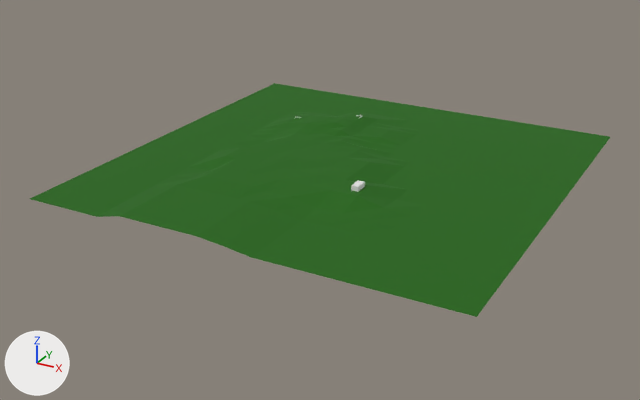
An edit to the Blender file assets/hill_1.blend, drawn before and after from the same camera.
One viewpoint serves both versions: a 50 mm camera at (440.0, -1049.0, 379.0) aimed at (-16.0, -219.0, -36.0). Lighting does not change. The marker at lower left points along +X, +Y and +Z. The older version comes first.

The scene before the commit, as lines of its bpy script (objects in view):
```python
me_plane = bpy.data.meshes.new('Plane')
me_plane.from_pydata(...)  # 420 vertices, 380 faces; spans x -1.0..1.0, y -1.0..1.0, z 0.0..0.05
me_plane.materials.append(mat_grass)  # dark green #1b6400
ob_plane = bpy.data.objects.new('Plane', me_plane)
ob_plane.location = (0.4, -187.7, 0.0)
ob_plane.scale = (250.0, 250.0, 277.0)
```
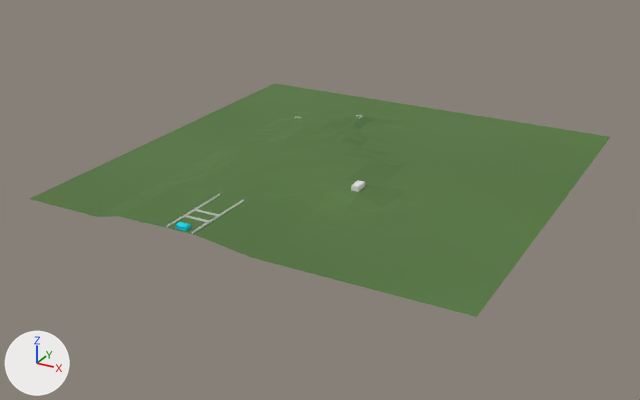
The change, as a list of edits to the scene's bpy script:
```text
Add mat_grass_001:
    mat_grass_001 = principled_material('Grass.001')
    mat_grass_001.texture = img_grass_2
    mat_grass_001.roughness = 0.75
Change me_plane:
    used by ob_plane; location = (0.4, -187.7, 0.0); scale = (250.0, 250.0, 277.0)
    remove me_plane.from_pydata(...)  # 420 vertices, 380 faces; spans x -1.0..1.0, y -1.0..1.0, z 0.0..0.05
    add me_plane.from_pydata(...)  # 454 vertices, 409 faces; spans x -1.0..1.0, y -1.0..1.0, z 0.0..0.05
    me_plane part 1
    31 faces are deleted
    5 vertices in x -0.31, y 0.25..0.5, z 0.04..0.05 move by (0.03, 0.0, 0.0)
    4 vertices in x -0.12..0.0, y -0.12..0.62, z 0.02..0.03 move by (-0.02, 0.0, 0.0)
    4 vertices in x 0.0, y 0.31..0.62, z 0.0..0.02 move by (-0.05, 0.0, 0.0)
    3 vertices in x 0.0, y 0.12..0.25, z 0.0..0.03 move by (-0.04, 0.0, 0.0)
    3 vertices in x -0.19..-0.12, y 0.19..0.31, z 0.02..0.03 move by (0.0, 0.0, 0.01)
    6 vertices move from x -0.31..0.0, y 0.38..0.56, z 0.02 to x -0.28..-0.05, y 0.38..0.56, z 0.01..0.04
    8 vertices are added at x -0.34..-0.19, y 0.34..0.56, z 0.02..0.05
    21 new vertices lie (0.04, 0.0, 0.0) away from vertices in x -0.38..-0.25, y -1.0..1.0, z 0.0..0.05
    5 new vertices lie (0.04, 0.0, -0.01) away from vertices in x -0.25, y 0.38..0.5, z 0.05
    60 new faces join them
    me_plane part 2: 349 faces spanning x -1.0..1.0, y -1.0..1.0, z 0.0..0.05 switch from mat_grass (dark green #1b6400) to mat_grass_001 (picture img_grass_2)
Add ob_house_2:
    ob_house_2 = bpy.data.objects.new('house_2', me_cube_006)  # 346 vertices, 216 faces; spans x -2.0..71.0, y -125.0..131.0, z -12.0..7.0; in mat_material_001 (cyan #00d2e7)
    ob_house_2.location = (-48.7, -435.0, 11.0)
    ob_house_2.rotation_euler = (1.571, 0.0, 1.571)  # degrees (90, 0, 90)
    ob_house_2.scale = (0.115, 0.0213, 0.68)
Add ob_concrete_wall_4:
    ob_concrete_wall_4 = bpy.data.objects.new('concrete_wall_4', me_cube_010)  # 20 vertices, 10 faces; spans x -1.0..1.0, y -1.0..1.0, z -1.0..1.0
    ob_concrete_wall_4.location = (-65.8, -392.2, 9.2)
    ob_concrete_wall_4.rotation_euler = (0.0, 0.0, 3.142)  # degrees (0, 0, 180)
    ob_concrete_wall_4.scale = (0.25, 44.9, 1.0)
Add ob_concrete_wall_3:
    ob_concrete_wall_3 = bpy.data.objects.new('concrete_wall_3', me_cube_011)  # 20 vertices, 10 faces; spans x -1.0..1.0, y -1.0..1.0, z -1.0..1.0; in mat_material (white #e7e7e7)
    ob_concrete_wall_3.location = (-35.8, -392.2, 9.2)
    ob_concrete_wall_3.rotation_euler = (0.0, 0.0, 3.142)  # degrees (0, 0, 180)
    ob_concrete_wall_3.scale = (0.25, 44.9, 1.0)
Add ob_concrete_wall_2:
    ob_concrete_wall_2 = bpy.data.objects.new('concrete_wall_2', me_cube_010.copy())
    ob_concrete_wall_2.location = (-50.8, -391.6, 9.2)
    ob_concrete_wall_2.rotation_euler = (0.0, 0.0, 1.571)  # degrees (0, 0, 90)
    ob_concrete_wall_2.scale = (0.25, 15.0, 1.0)
Add ob_concrete_wall_1:
    ob_concrete_wall_1 = bpy.data.objects.new('concrete_wall_1', me_cube_010.copy())
    ob_concrete_wall_1.location = (-50.8, -408.3, 9.2)
    ob_concrete_wall_1.rotation_euler = (0.0, 0.0, 1.571)  # degrees (0, 0, 90)
    ob_concrete_wall_1.scale = (0.25, 15.0, 1.0)
```

Pixel boxes (x1, y1, x2, y2) of what changed, in the pictures (640 x 400 px):
'concrete_wall_3', added: after (192, 199, 244, 234)
'concrete_wall_4', added: after (167, 194, 220, 227)
'house_2', added: after (176, 222, 191, 231)
'concrete_wall_2', added: after (195, 209, 219, 216)
'concrete_wall_1', added: after (185, 215, 208, 222)
part 1 of me_plane, cut back: before (145, 98, 431, 226); after (145, 98, 431, 225)
part 2 of me_plane, recoloured (lighter): (30, 83, 610, 317) in both
